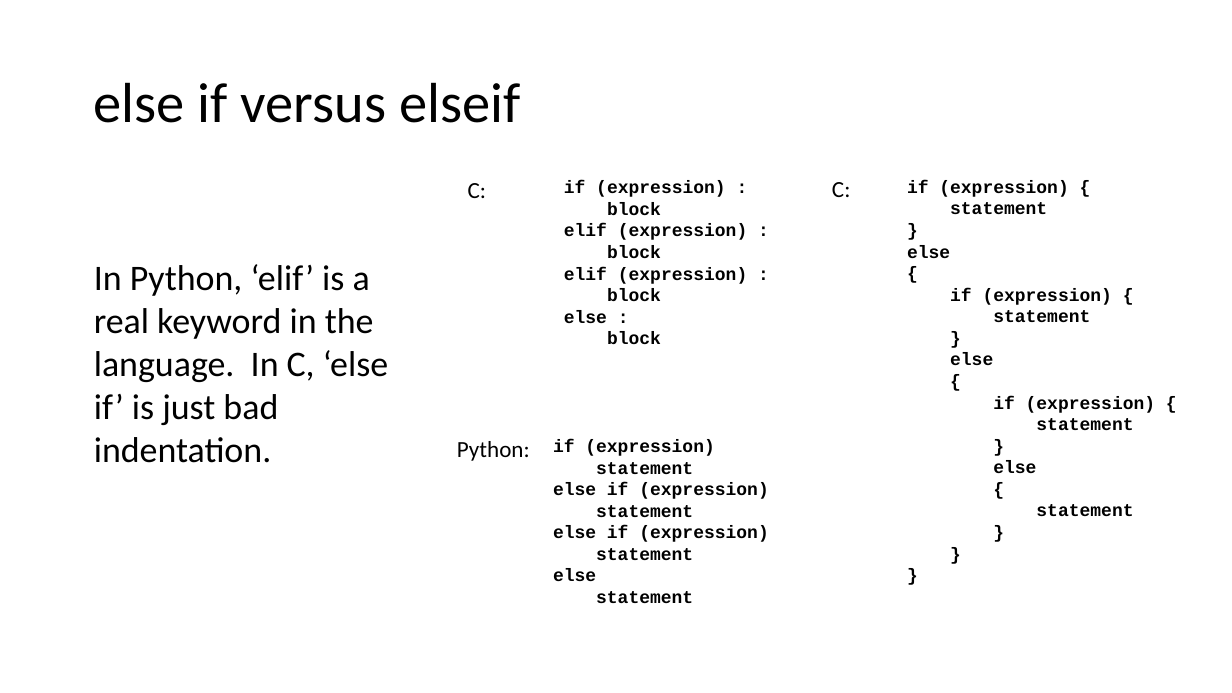
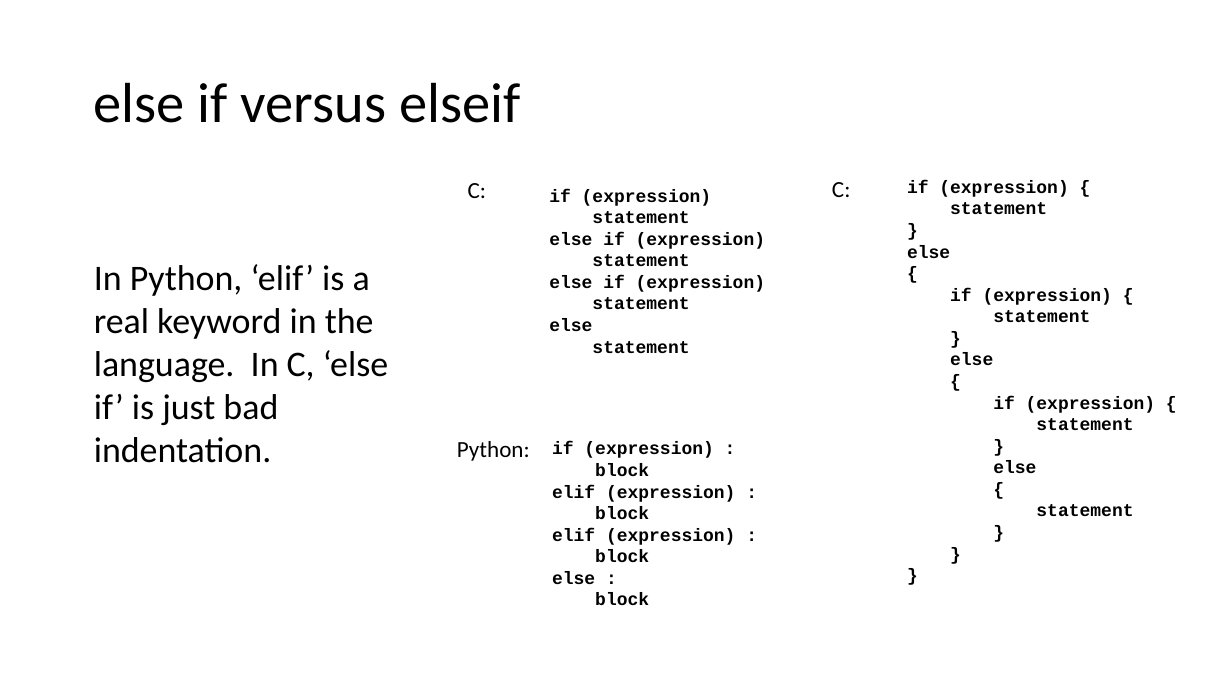
Before and after one commit to csev/cc4e, a slide deck: slide 4 of lectures/KR-3.pptx. Drawn at 1232x693 pixels with LibreOffice and Linux fonts; fonts in the diff are those of the drawing. Boxes give left, top, right and bottom in pixels: in the first picture for what was removed or moved away, otherwise in the second. Text is boxed around its words. In the diff, an @@ line names an element or a change of style, - is before the commit and + after.

```diff
--- a/lectures/KR-3.pptx
+++ b/lectures/KR-3.pptx
@@ text "if (expression)": place and size @@
-text "if (expression)" at [553,440,768,603]
+text "if (expression)" at [549,189,765,353]
@@ text "if (expression) :": place and size @@
-text "if (expression) :" at [564,181,747,344]
+text "if (expression) :" at [552,442,735,605]
```
Also in this commit, not shown: 3 other files.
